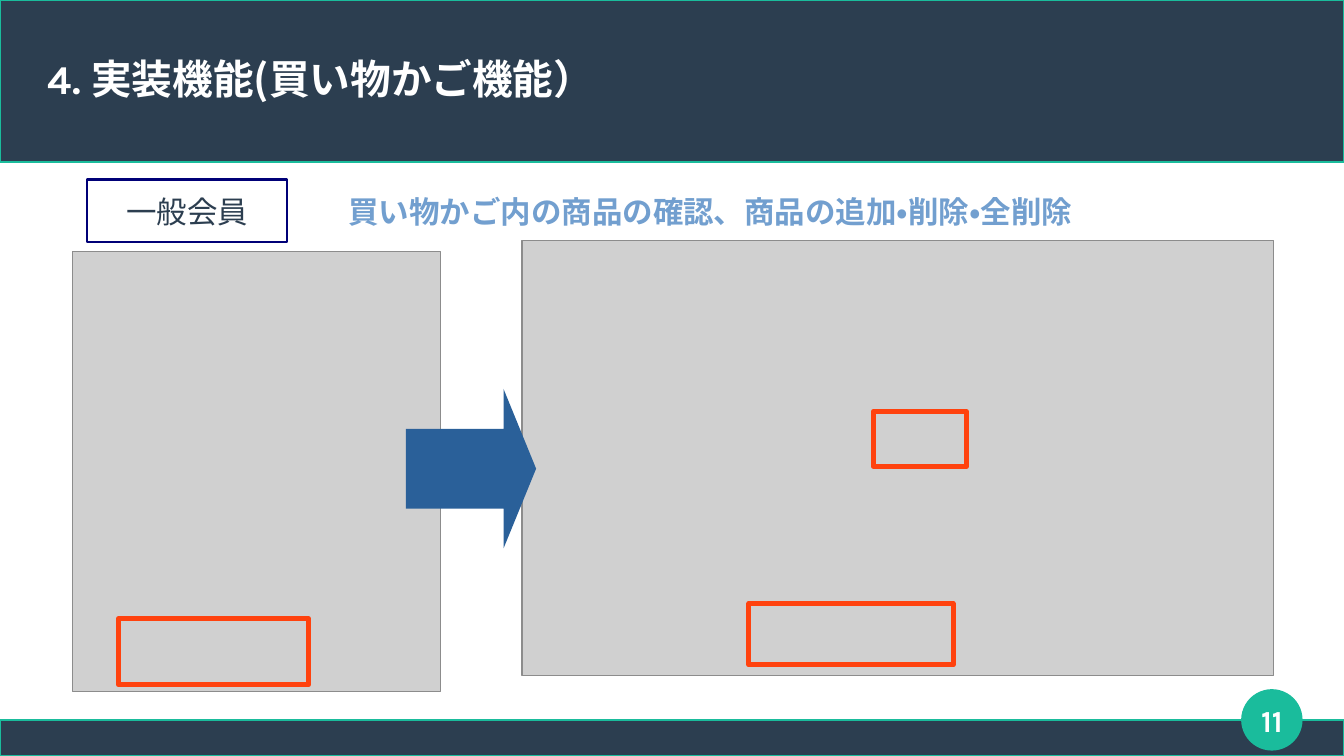
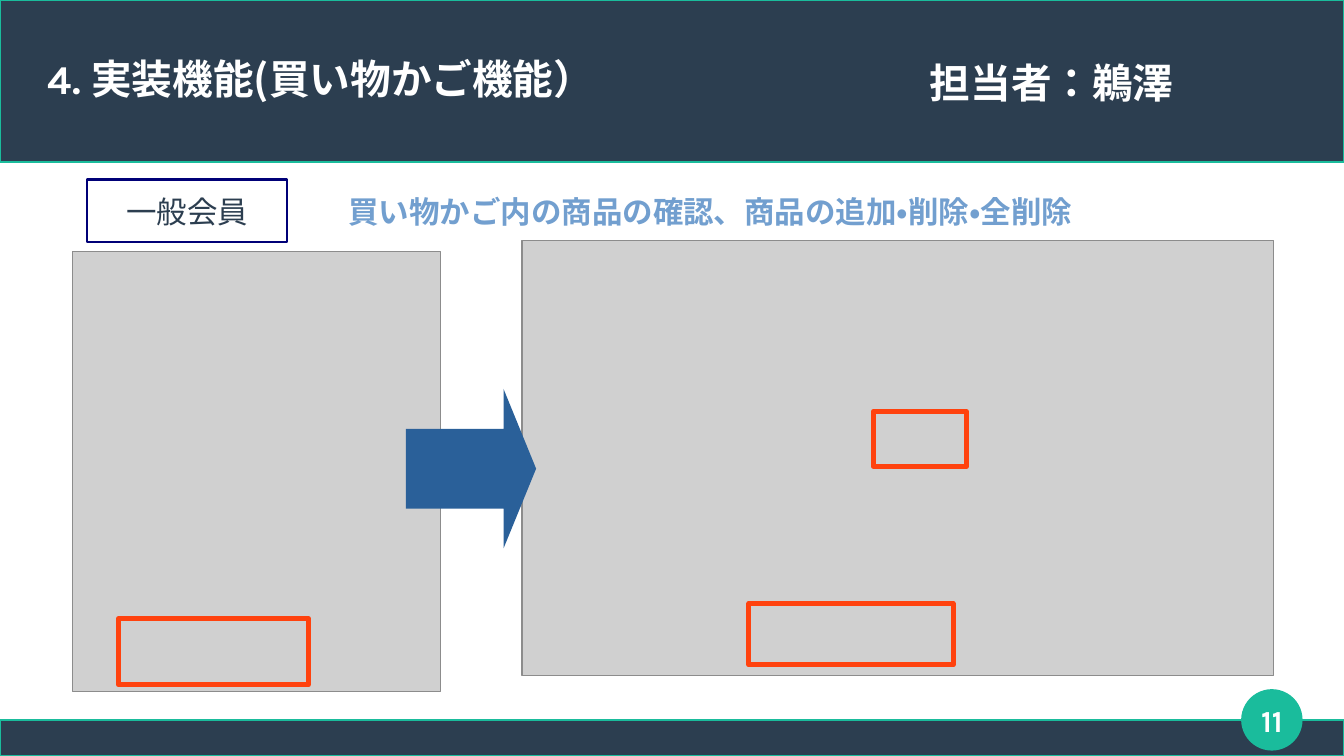
Before and after one commit to connk95/Shared-Shop, a slide deck: slide 11 of TeamUzawa_Sharing_ProjectFile/発表用スライド_チーム鵜澤.odp. Drawn at 1344x756 pixels with LibreOffice and Linux fonts; fonts in the diff are those of the drawing; grey boxes stand for pictures. Boxes give left, top, right and bottom in pixels: in the first picture for what was removed or moved away, otherwise in the second. Text is boxed around its words. In the diff, an @@ line names an element or a change of style, - is before the commit and + after.

```diff
--- a/TeamUzawa_Sharing_ProjectFile/発表用スライド_チーム鵜澤.odp
+++ b/TeamUzawa_Sharing_ProjectFile/発表用スライド_チーム鵜澤.odp
@@ text added at bbox=[930, 63, 1174, 102], 24 pt, text #FFFFFF, bold @@
+担当者：鵜澤
```
Also in this commit, not shown: 15 other slides changed, 1 slide added.
